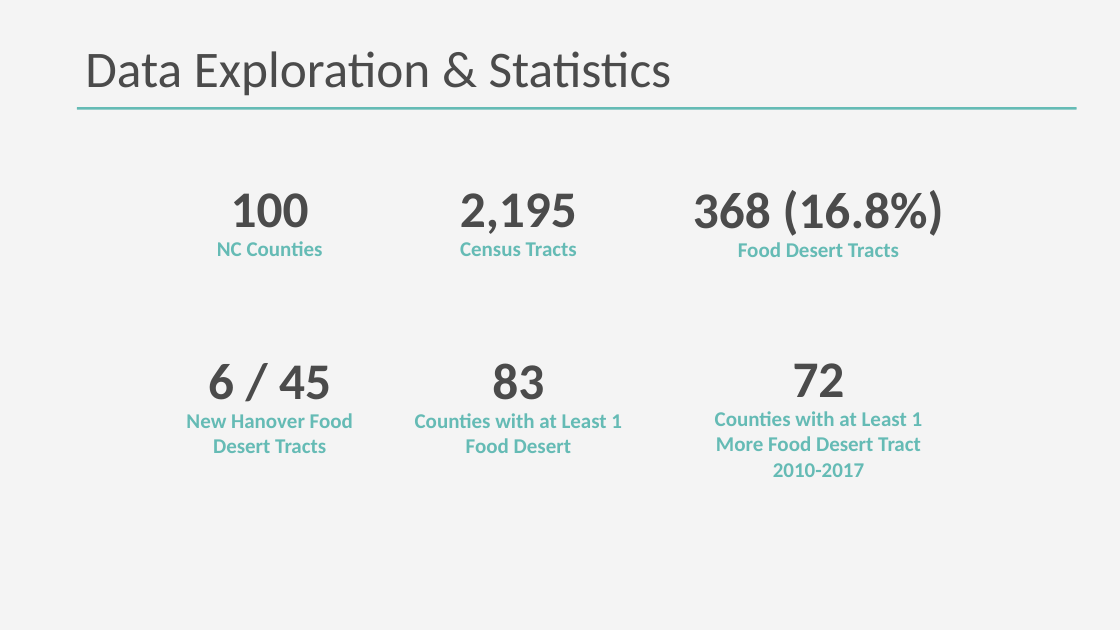
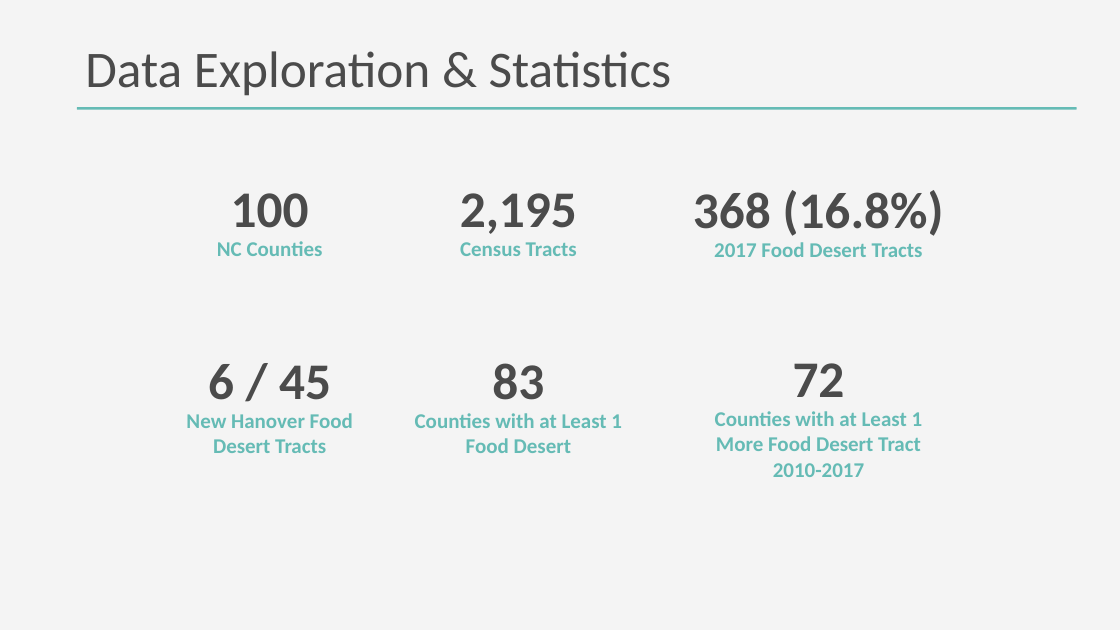
Before and after one commit to DanteHaywood/cfc_ds_screen, a slide deck: slide 8 of doc/2020_11_25_cfc_ds_technical_screen_haywood.pptx. Drawn at 1120x630 pixels with LibreOffice and Linux fonts; fonts in the diff are those of the drawing. Boxes give left, top, right and bottom in pixels: in the first picture for what was removed or moved away, otherwise in the second. Text is boxed around its words. In the diff, an @@ line names an element or a change of style, - is before the commit and + after.

```diff
--- a/doc/2020_11_25_cfc_ds_technical_screen_haywood.pptx
+++ b/doc/2020_11_25_cfc_ds_technical_screen_haywood.pptx
@@ text at box(714, 242, 923, 257): text changed @@
-Food Desert Tracts
+2017 Food Desert Tracts
```
Also in this commit, not shown: 5 other slides changed, 1 slide added.
